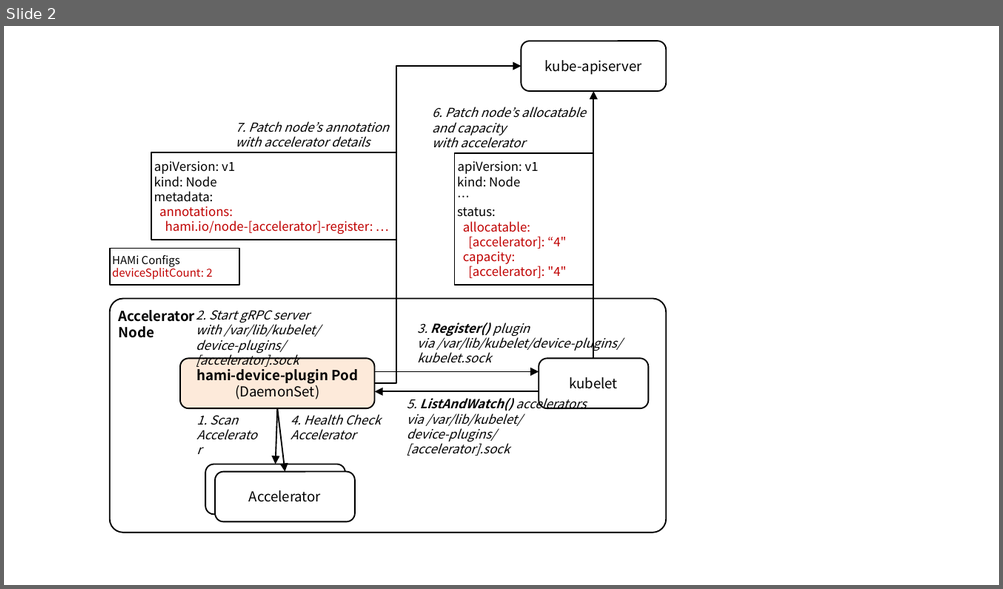
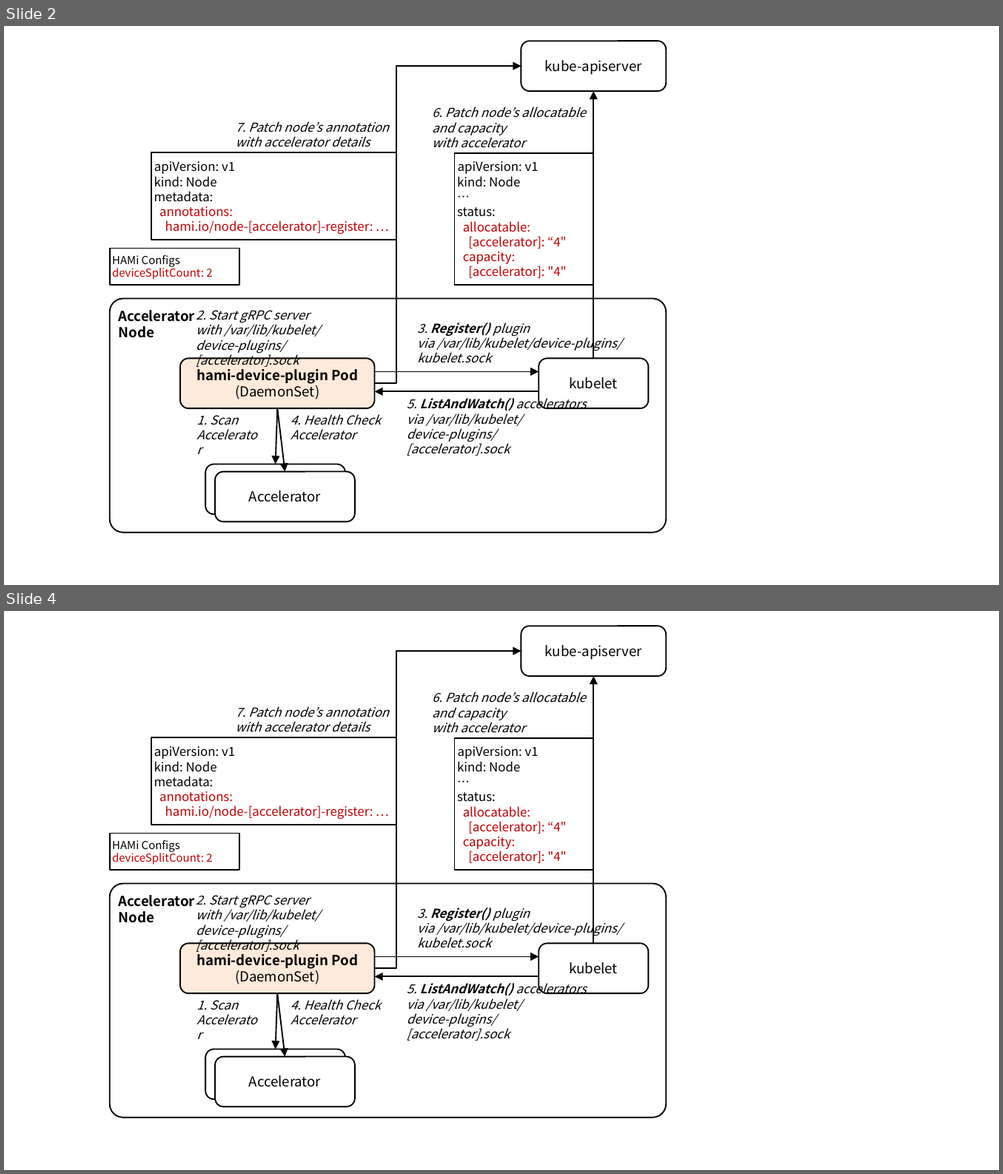
Before and after one commit to ssup2/blog-software, a slide deck: content/docs/theory-analysis/kubernetes-hami/images/images.pptx. Shown one above the other, each under a label of ours: slide 2 before the commit, slides 2 and 4 after it; the slides between them are not shown. The pictures are 1003x589 and 1003x1174 pixels, drawn with LibreOffice and Linux fonts; fonts in the diff are those of the drawing. Boxes give left, top, right and bottom in pixels: in the first picture for what was removed or moved away, otherwise in the second. Text is boxed around its words. In the diff, an @@ line names an element or a change of style, - is before the commit and + after.

```diff
--- a/content/docs/theory-analysis/kubernetes-hami/images/images.pptx
+++ b/content/docs/theory-analysis/kubernetes-hami/images/images.pptx
@@ slide 4 added at (x1=4, y1=611, x2=999, y2=1170), background #FFFFFF @@
@@ rounded rectangle added at (x1=521, y1=626, x2=666, y2=675), fill #FFFFFF, outline #000000 1 pt, 10 pt, text #000000 @@
+kube-apiserver
@@ elbow arrow added from (374, 969) to (521, 651), #000000 1 pt @@
@@ arrow added from (594, 943) to (594, 675), #000000 1 pt @@
@@ text added at (x1=432, y1=692, x2=586, y2=733), 9 pt, text #000000, italic @@
+6. Patch node’s allocatable and capacity
+with accelerator
@@ text added at (x1=236, y1=706, x2=389, y2=732), 9 pt, text #000000, italic @@
+7. Patch node’s annotation
+with accelerator details
@@ rectangle added at (x1=151, y1=738, x2=396, y2=825), fill #FFFFFF, outline #000000 1 pt, 9 pt, text #C00000 @@
+apiVersion: v1
+kind: Node
+metadata:
+annotations:
+hami.io/node-[accelerator]-register: …
@@ rectangle added at (x1=455, y1=738, x2=594, y2=871), fill #FFFFFF, outline #000000 1 pt, 9 pt, text #C00000 @@
+apiVersion: v1
+kind: Node
+…
+status:
+allocatable:
+[accelerator]: “4"
+capacity:
+[accelerator]: "4"
@@ rectangle added at (x1=109, y1=834, x2=239, y2=871), fill #FFFFFF, outline #000000 1 pt, 8 pt, text #C00000 @@
+HAMi Configs
+deviceSplitCount: 2
@@ rounded rectangle added at (x1=109, y1=883, x2=666, y2=1117), fill #FFFFFF, outline #000000 1 pt, 10 pt, text #000000, bold @@
+Accelerator
+Node
@@ text added at (x1=196, y1=895, x2=319, y2=952), 9 pt, text #000000, italic @@
+2. Start gRPC server
+with /var/lib/kubelet/
+device-plugins/[accelerator].sock
@@ text added at (x1=417, y1=908, x2=622, y2=948), 9 pt, text #000000, italic @@
+3. Register() plugin
+via /var/lib/kubelet/device-plugins/kubelet.sock
@@ rounded rectangle added at (x1=180, y1=943, x2=374, y2=993), fill #FDEADA, outline #000000 1 pt, 10 pt, text #000000, bold @@
+hami-device-plugin Pod
+(DaemonSet)
@@ rounded rectangle added at (x1=538, y1=943, x2=648, y2=993), fill #FFFFFF, outline #000000 1 pt, 10 pt, text #000000 @@
+kubelet
@@ arrow added from (374, 957) to (538, 957), #000000 1 pt @@
@@ arrow added from (538, 977) to (374, 977), #000000 1 pt @@
@@ text added at (x1=407, y1=980, x2=586, y2=1041), 9 pt, text #000000, italic @@
+5. ListAndWatch() accelerators
+via /var/lib/kubelet/
+device-plugins/[accelerator].sock
@@ text added at (x1=196, y1=1000, x2=238, y2=1010), 9 pt, text #000000, italic @@
+1. Scan
+Accelerator
@@ arrow added from (278, 994) to (276, 1050), #000000 1 pt @@
@@ arrow added from (278, 994) to (284, 1056), #000000 1 pt @@
@@ text added at (x1=290, y1=999, x2=381, y2=1025), 9 pt, text #000000, italic @@
+4. Health Check
+Accelerator
@@ rounded rectangle added at (x1=206, y1=1050, x2=345, y2=1099), fill #FFFFFF, outline #000000 1 pt, 14 pt, text #000000 @@
+NVIDA GPU
@@ rounded rectangle added at (x1=215, y1=1056, x2=354, y2=1106), fill #FFFFFF, outline #000000 1 pt, 10 pt, text #000000 @@
+Accelerator
```
Also in this commit, not shown: 1 slide changed, 1 other file.
